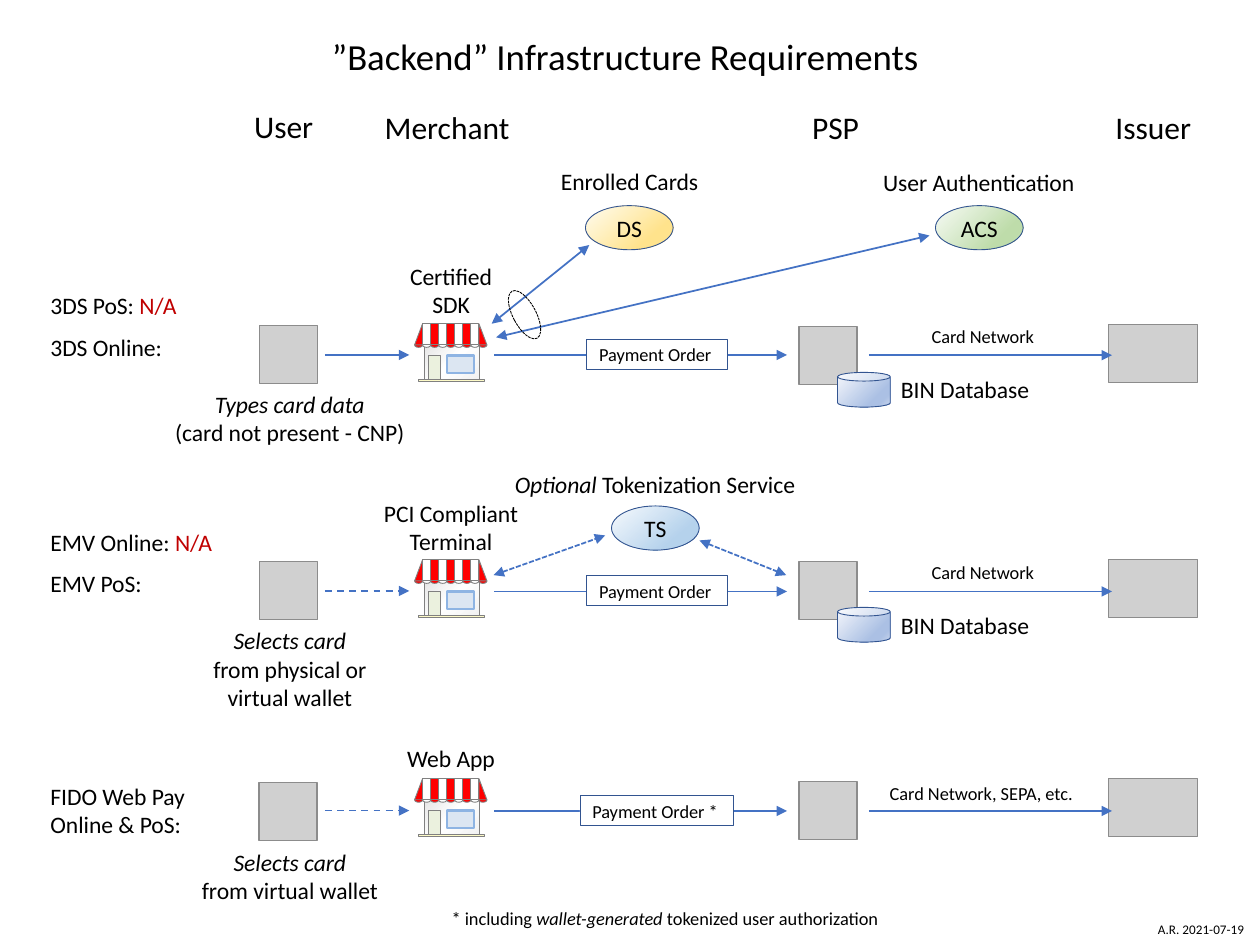
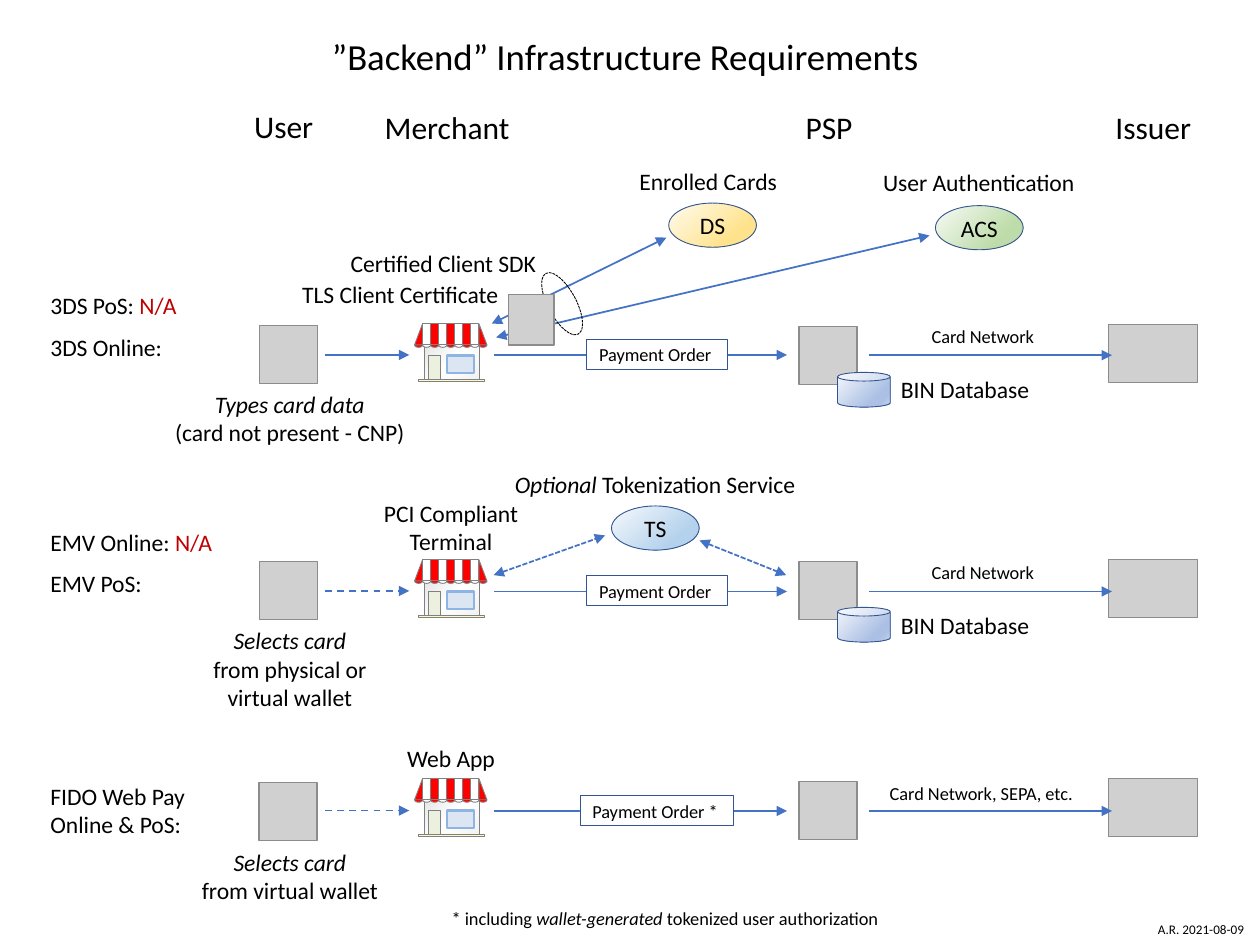
Before and after one commit to fido-web-pay/specification, a slide deck: slide 1 of backend-infrastructure-requirements.pptx. Drawn at 1260x945 pixels with LibreOffice and Linux fonts; fonts in the diff are those of the drawing; grey boxes stand for pictures. Boxes give left, top, right and bottom in pixels: in the first picture for what was removed or moved away, otherwise in the second. Text is boxed around its words. In the diff, an @@ line names an element or a change of style, - is before the commit and + after.

```diff
--- a/backend-infrastructure-requirements.pptx
+++ b/backend-infrastructure-requirements.pptx
@@ text "PSP": place and size @@
-text "PSP" at (812,118,859,140)
+text "PSP" at (806,118,853,140)
@@ text "Enrolled Cards": place and size @@
-text "Enrolled Cards" at (561,173,698,190)
+text "Enrolled Cards" at (639,173,777,190)
@@ ellipse "DS": place and size @@
-ellipse "DS" at (586,205,674,249)
+ellipse "DS" at (669,203,757,247)
@@ double arrow moved from (491, 324) - (590, 246) to (491, 324) - (667, 238) @@
@@ text at (351,255,535,272): text changed @@
-Certified
-SDK
+Certified Client SDK
@@ ellipse: place and size @@
-ellipse at (502,286,547,344)
+ellipse at (533,267,590,341)
@@ text added at (302,286,498,303), 13.5 pt, text #000000 @@
+TLS Client Certificate
@@ picture added at (509,295,554,345) @@
@@ rectangle added at (514,296,546,311), fill #FFFFFF @@
@@ text at (1158,925,1244,934): text changed @@
-A.R. 2021-07-19
+A.R. 2021-08-09
```
Also in this commit, not shown: 1 other file.
